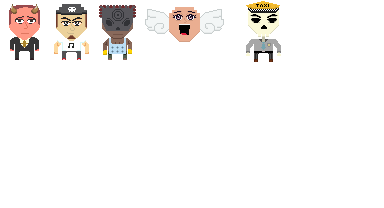
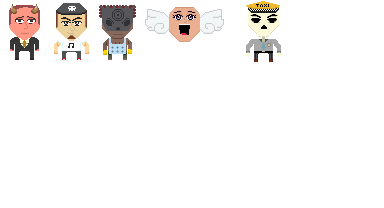
Two versions of the same layered image (384 x 208). Layer-by-layer changes:
painted on "DanielDanse" over [56, 3, 87, 14]
painted on "Angelo" over [169, 7, 200, 14]
